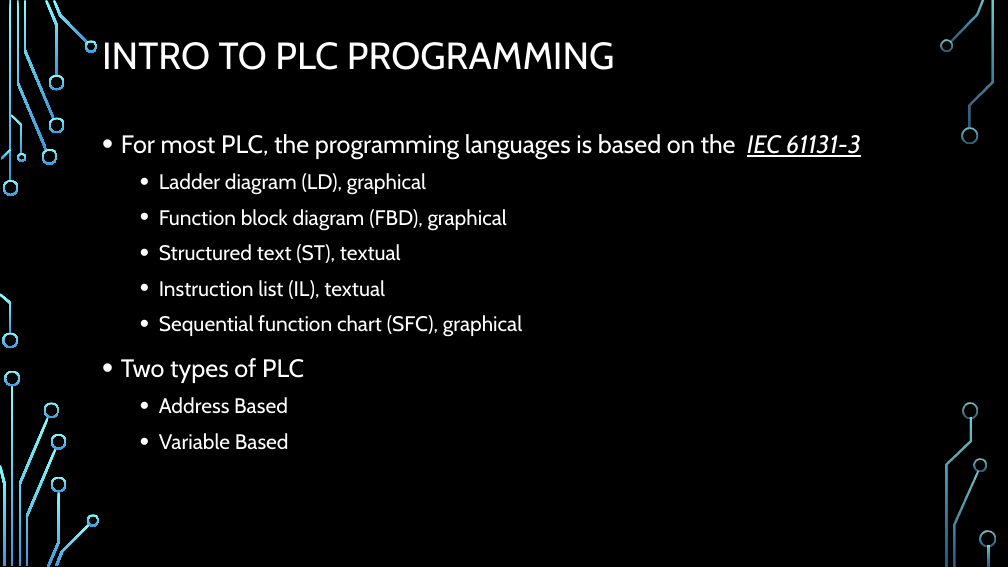
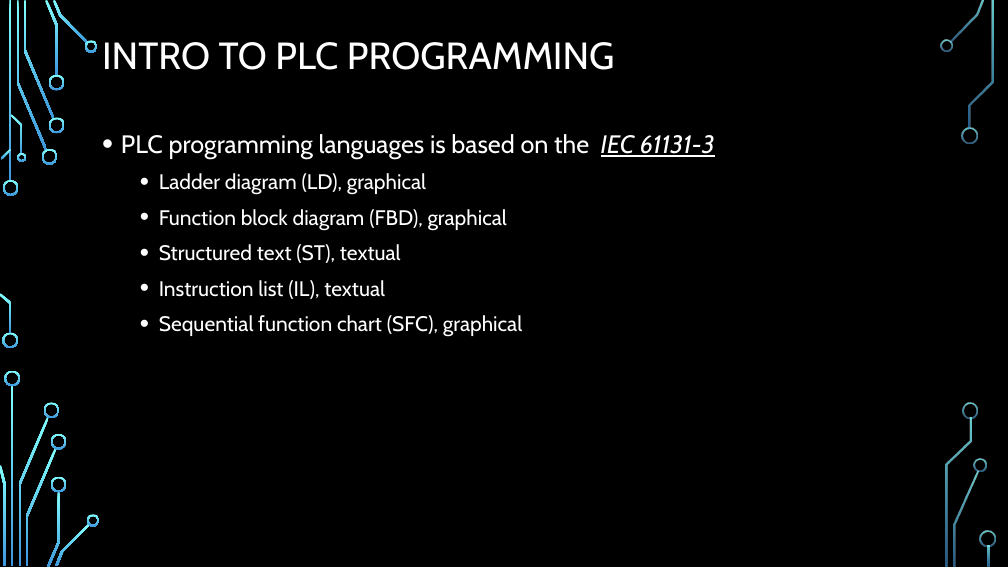
Before and after one commit to ramo1266/PLCProgrammingCourse, a slide deck: slide 2 of PowerPoint/Introduction To PLC programming.pptx. Drawn at 1008x567 pixels with LibreOffice and Linux fonts; fonts in the diff are those of the drawing; background and template pictures are left out. Boxes give left, top, right and bottom in pixels: in the first picture for what was removed or moved away, otherwise in the second. Text is boxed around its words. In the diff, an @@ line names an element or a change of style, - is before the commit and + after.

```diff
--- a/PowerPoint/Introduction To PLC programming.pptx
+++ b/PowerPoint/Introduction To PLC programming.pptx
@@ text at bbox=[121, 134, 715, 159]: text changed @@
-• For most PLC, the programming languages is based on the IEC 61131-3
+• PLC programming languages is based on the IEC 61131-3
@@ text at bbox=[121, 358, 304, 450]: paragraphs removed @@
-• Two types of PLC
-  • Address Based
-  • Variable Based
```
Also in this commit, not shown: 3 other slides changed, 2 slides added, 8 slides removed, 3 other files.
